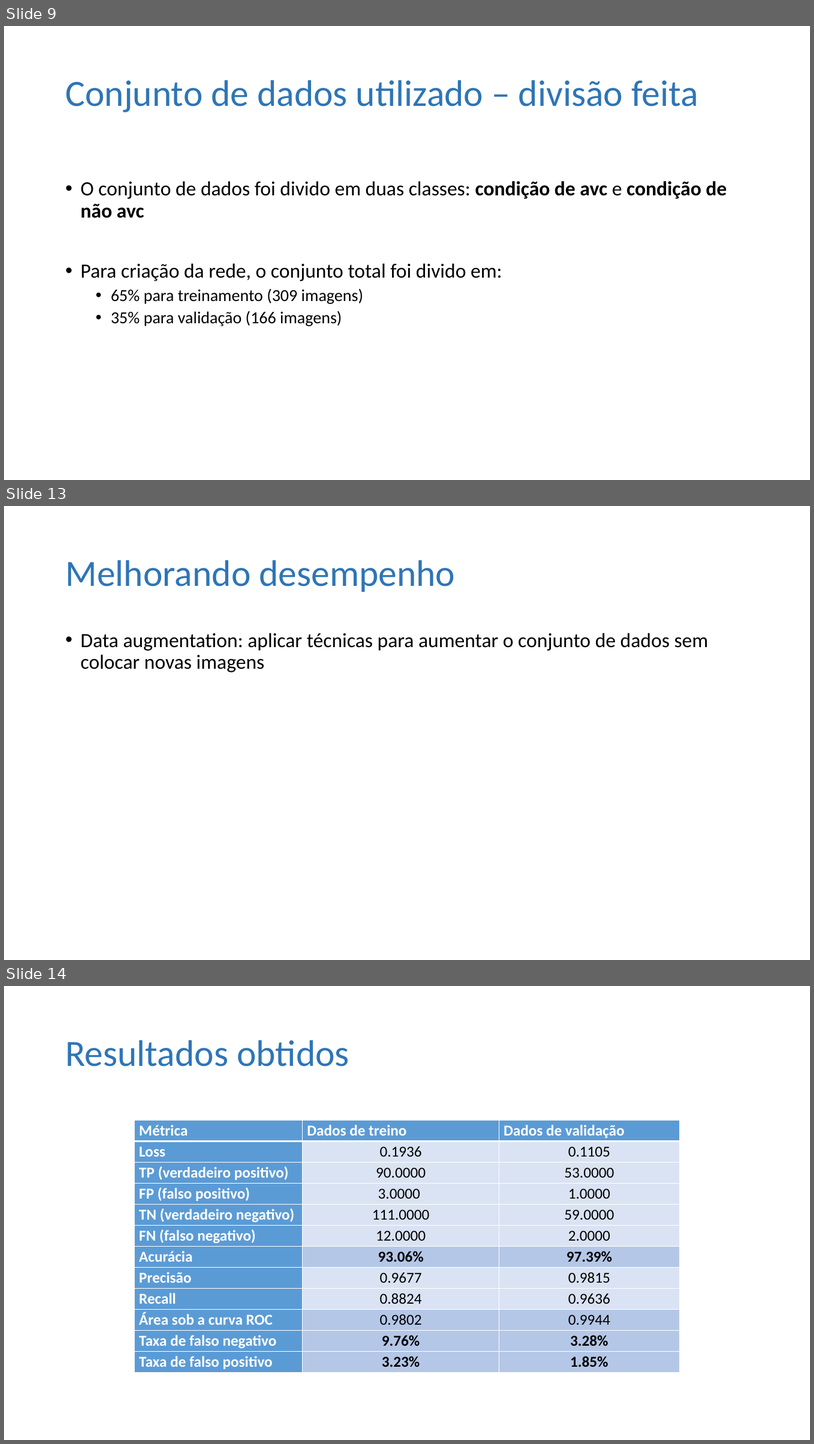
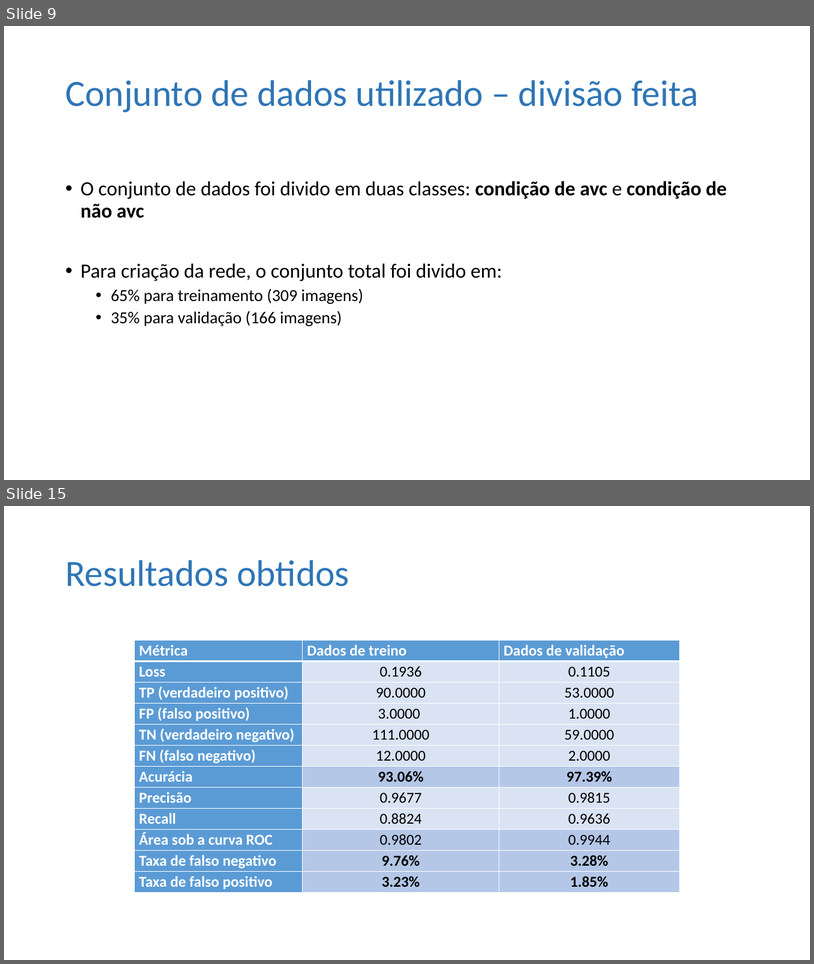
Before and after one commit to ViniPilan/avc-modeling, a slide deck: avc-images/apresentação II.pptx. Shown one above the other, each under a label of ours: slides 9, 13 and 14 before the commit, slides 9 and 15 after it; the slides between them are not shown. The pictures are 814x1444 and 814x964 pixels, drawn with LibreOffice and Linux fonts; fonts in the diff are those of the drawing. Boxes give left, top, right and bottom in pixels: in the first picture for what was removed or moved away, otherwise in the second. Text is boxed around its words. In the diff, an @@ line names an element or a change of style, - is before the commit and + after.

```diff
--- a/avc-images/apresentação II.pptx
+++ b/avc-images/apresentação II.pptx
@@ slide 13 removed at (x1=4, y1=506, x2=810, y2=960), background #FFFFFF @@
@@ title removed at (x1=65, y1=560, x2=455, y2=592) @@
-Melhorando desempenho
@@ text removed at (x1=81, y1=633, x2=709, y2=672) @@
-• Data augmentation: aplicar técnicas para aumentar o conjunto de dados sem colocar novas imagens
@@ what was slide 14 is now slide 15 @@
```
Also in this commit, not shown: 4 slides changed, 2 slides added.
